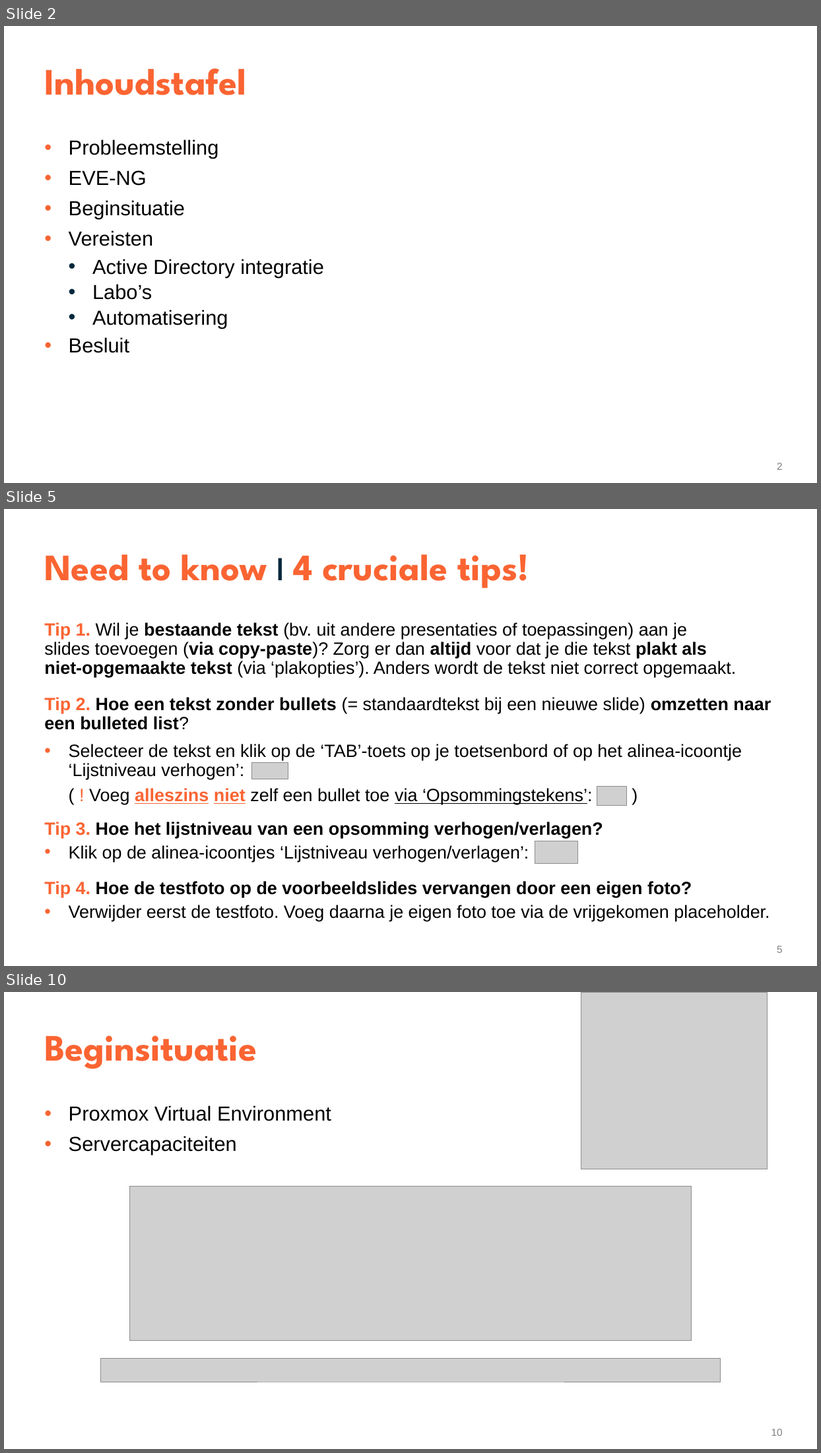
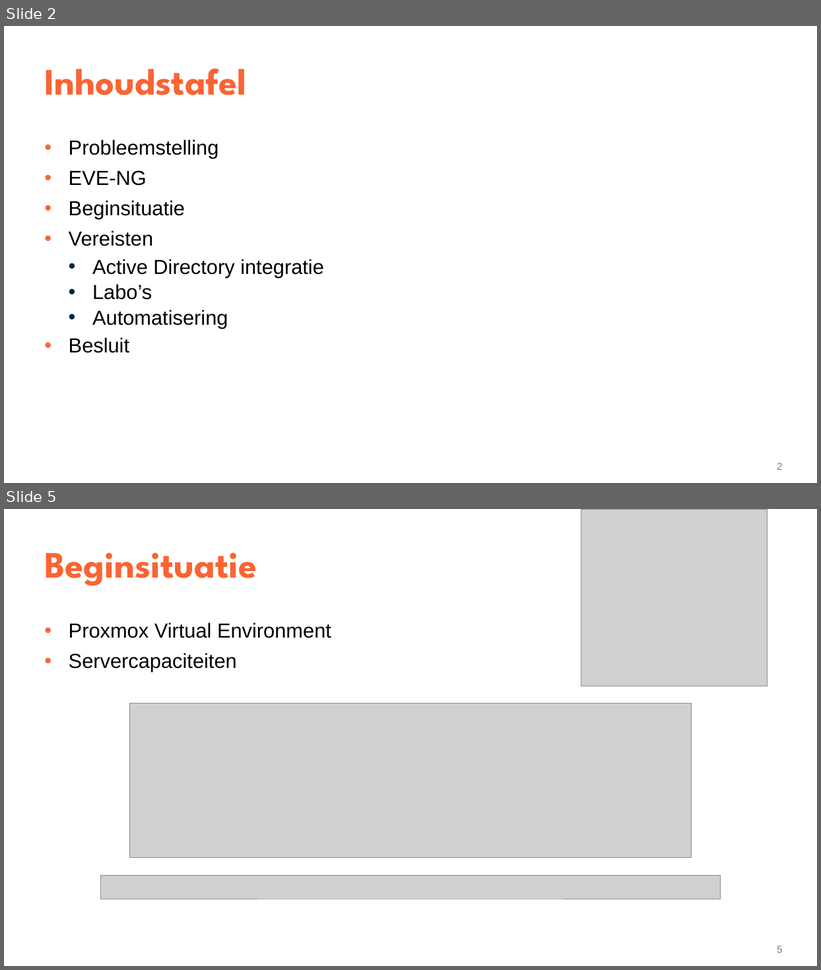
Before and after one commit to YenteLens/ylbachelorproef, a slide deck: Presentatie/eindpresentatie.pptx. Shown one above the other, each under a label of ours: slides 2, 5 and 10 before the commit, slides 2 and 5 after it; the slides between them are not shown. The pictures are 821x1453 and 821x970 pixels, drawn with LibreOffice and Linux fonts; fonts in the diff are those of the drawing; grey boxes stand for pictures. Boxes give left, top, right and bottom in pixels: in the first picture for what was removed or moved away, otherwise in the second. Text is boxed around its words. In the diff, an @@ line names an element or a change of style, - is before the commit and + after.

```diff
--- a/Presentatie/eindpresentatie.pptx
+++ b/Presentatie/eindpresentatie.pptx
@@ slide 5 removed at [4, 509, 817, 966], background #FFFFFF @@
@@ title removed at [44, 555, 529, 588] @@
-Need to know | 4 cruciale tips!
@@ text removed at [44, 623, 771, 921] @@
-Tip 1. Wil je bestaande tekst (bv. uit andere presentaties of toepassingen) aan je
-slides toevoegen (via copy-paste)? Zorg er dan altijd voor dat je die tekst plakt als
-niet-opgemaakte tekst (via ‘plakopties’). Anders wordt de tekst niet correct opgemaakt.
-Tip 2. Hoe een tekst zonder bullets (= standaardtekst bij een nieuwe slide) omzetten naar een bulleted list?
-  • Selecteer de tekst en klik op de ‘TAB’-toets op je toetsenbord of op het alinea-icoontje ‘Lijstniveau verhogen’:
-    ( ! Voeg alleszins niet zelf een bullet toe via ‘Opsommingstekens’: )
-Tip 3. Hoe het lijstniveau van een opsomming verhogen/verlagen?
-  • Klik op de alinea-icoontjes ‘Lijstniveau verhogen/verlagen’:
-Tip 4. Hoe de testfoto op de voorbeeldslides vervangen door een eigen foto?
-  • Verwijder eerst de testfoto. Voeg daarna je eigen foto toe via de vrijgekomen placeholder.
@@ picture removed at [252, 763, 288, 780] @@
@@ picture removed at [597, 787, 628, 805] @@
@@ picture removed at [535, 842, 578, 863] @@
@@ page number removed at [777, 946, 783, 953] @@
-5
@@ what was slide 10 is now slide 5 @@
@@ page number at [777, 946, 783, 953]: text changed @@
-10
+5
```
Also in this commit, not shown: 4 slides changed, 8 slides added, 4 other slides removed.
